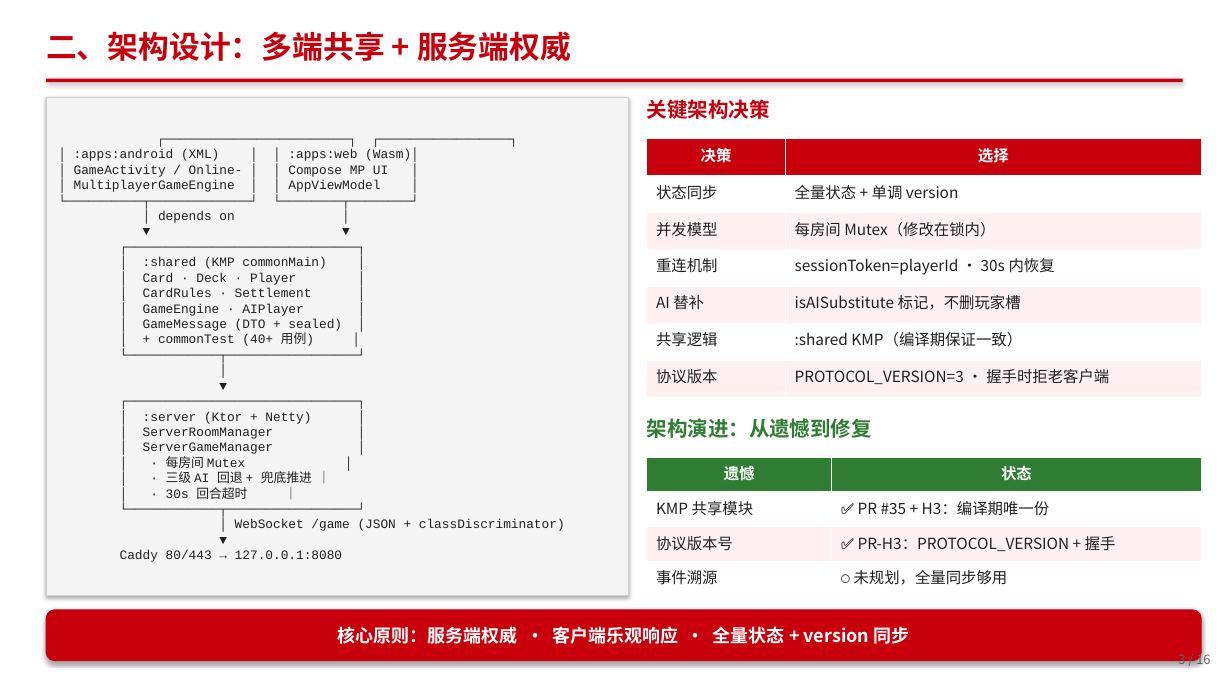
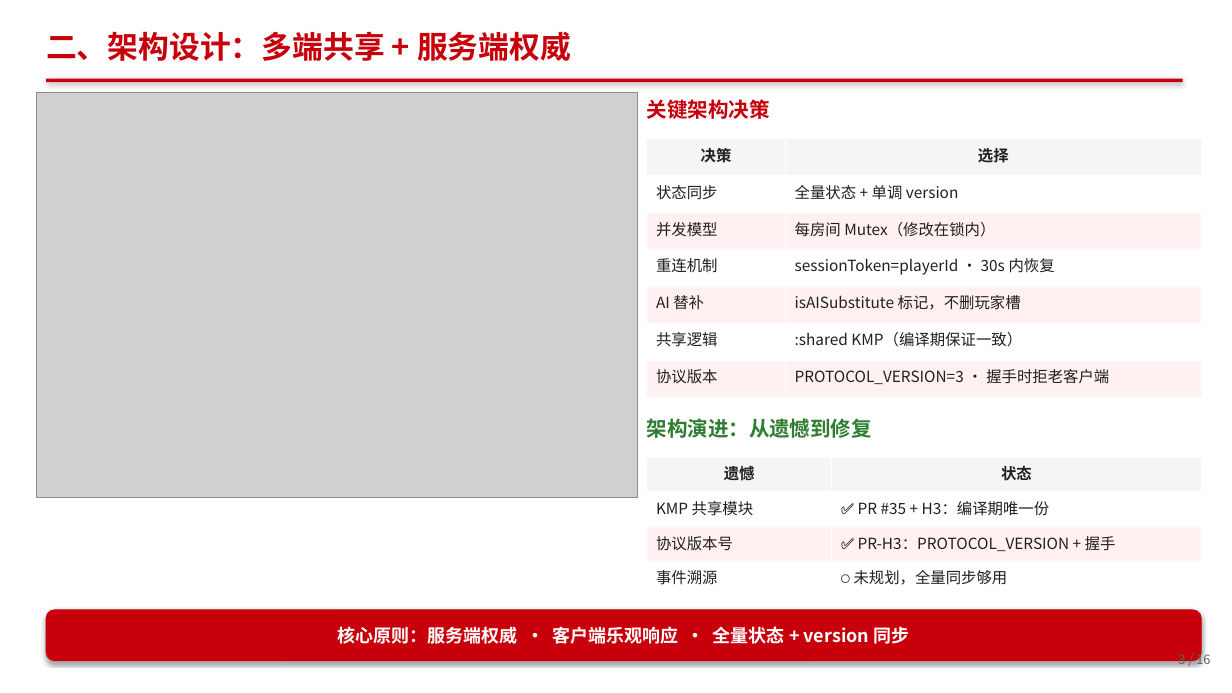
Before and after one commit to berming/AndroidAPP, a slide deck: slide 3 of docs/dev_summary.pptx. Drawn at 1232x693 pixels with LibreOffice and Linux fonts; fonts in the diff are those of the drawing; grey boxes stand for pictures. Boxes give left, top, right and bottom in pixels: in the first picture for what was removed or moved away, otherwise in the second. Text is boxed around its words. In the diff, an @@ line names an element or a change of style, - is before the commit and + after.

```diff
--- a/docs/dev_summary.pptx
+++ b/docs/dev_summary.pptx
@@ picture added at <box>37,92,638,497</box> @@
@@ rectangle removed at <box>46,97,628,596</box> @@
-┌────────────────────────┐ ┌─────────────────┐
-│ :apps:android (XML) │ │ :apps:web (Wasm)│
-│ GameActivity / Online- │ │ Compose MP UI │
-│ MultiplayerGameEngine │ │ AppViewModel │
-└──────────┬─────────────┘ └────────┬────────┘
-│ depends on │
-▼ ▼
-┌──────────────────────────────┐
-│ :shared (KMP commonMain) │
-│ Card · Deck · Player │
-│ CardRules · Settlement │
-│ GameEngine · AIPlayer │
-│ GameMessage (DTO + sealed) │
-│ + commonTest (40+ 用例) │
-└────────────┬─────────────────┘
-│
-▼
-┌──────────────────────────────┐
-│ :server (Ktor + Netty) │
-│ ServerRoomManager │
-│ ServerGameManager │
-│ · 每房间 Mutex │
-│ · 三级 AI 回退 + 兜底推进 │
-│ · 30s 回合超时 │
-└────────────┬─────────────────┘
-│ WebSocket /game (JSON + classDiscriminator)
-▼
-Caddy 80/443 → 127.0.0.1:8080
@@ table at <box>647,139,1202,397</box> @@
@@ fill #C7000B to #F5F5F5 in row 1 @@
@@ text colour #FFFFFF to #202020 in "决策", "选择" @@
@@ table at <box>647,457,1202,596</box> @@
@@ fill #2E7D32 to #F5F5F5 in row 1 @@
@@ text colour #FFFFFF to #202020 in "遗憾", "状态" @@
```
Also in this commit, not shown: 12 other slides changed, 3 other files.
